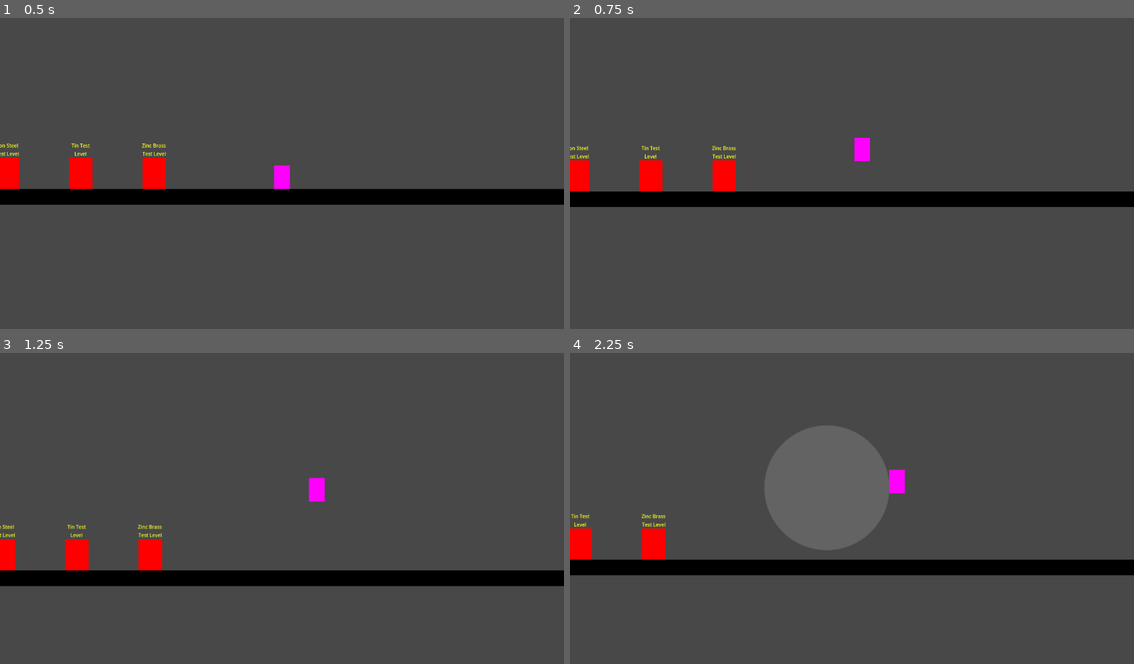
Above: before the commit, frames 1-4 (two rows, left to right).
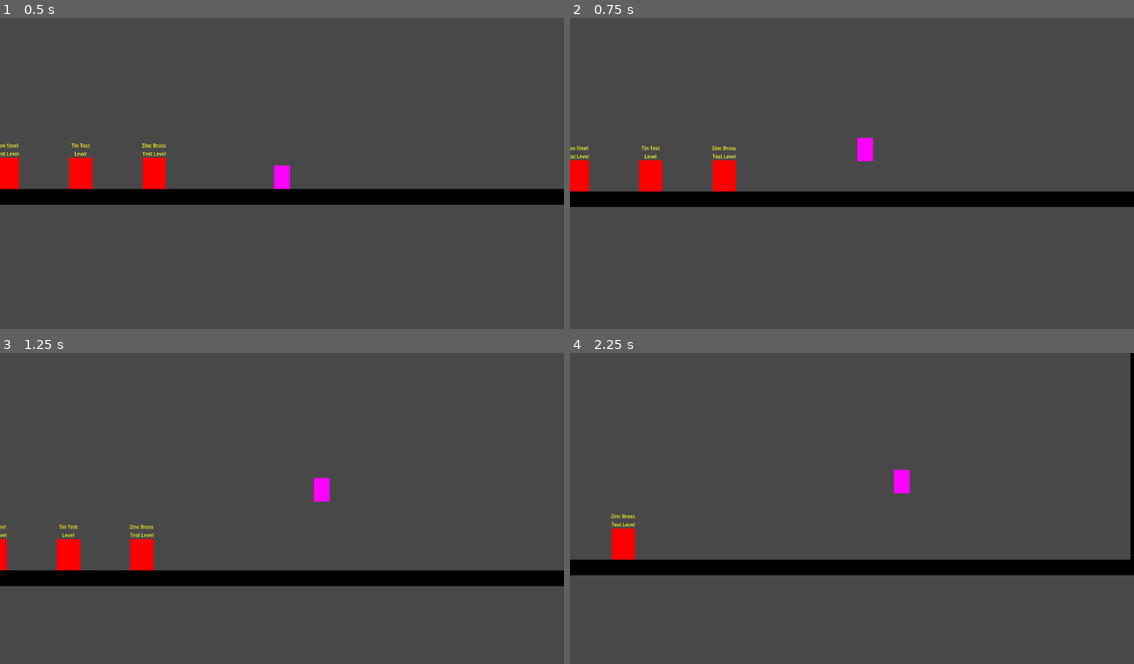
Above: after the commit, the same moments.

Repository: EdwardStanford7/MistbornGame
Game: Godot game, scene res://Levels/main.tscn
The game is run twice, just before and just after one commit, with the same random seed, the same clock (stepped at 60 frames per second) and the same inputs.
Inputs (mouse positions are in pixels of both pictures, inside the frame that each line leads up to):
- Up to frame 1 (0.5 s): no input
- Up to frame 2 (0.75 s): tap Enter (enter_loading_zone) at 0.5 s; move the mouse to (976, 161) at 0.52 s; hold D (right) from 0.53 s (still down); tap Space (jump) at 0.6 s
- Up to frame 3 (1.25 s): keep holding D (right); tap Space (jump) at 0.77, 1.07 s
- Up to frame 4 (2.25 s): move the mouse to (739, 527) at 1.27 s; tap F (bendalloy) at 1.35 s; tap Space (jump) at 1.52, 1.55, 1.82 s; move the mouse to (908, 443) at 2.02 s; release D (right) at 2.03 s; hold A (left) from 2.03 s (still down); tap B (brass) at 2.1 s

Frame 1 is identical in both runs. In frame 2, less than 0.1% of the frame differs, in the area x 50-54%, y 38-47%; in frame 3, 1.2%; in frame 4, 8.9%, in the area x 0-100%, y 0-67%.

Commit message:
idk what I'm doing anymore

Diff:
--- a/Scripts/player.gd
+++ b/Scripts/player.gd
@@ -122,7 +122,7 @@
 
 func handle_move_input(delta):
 	var direction := Input.get_axis("left", "right")
-	if has_jump:
+	if is_on_floor() || is_on_ceiling() || is_on_wall():
 		if direction:
 			force_per_frame.x = direction * mass * (movement_speed / delta)
 
